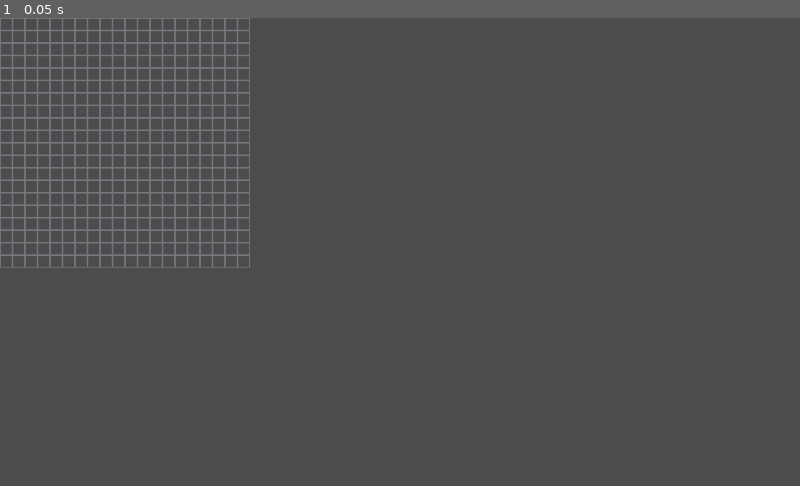
Above: before the commit, frame 1.
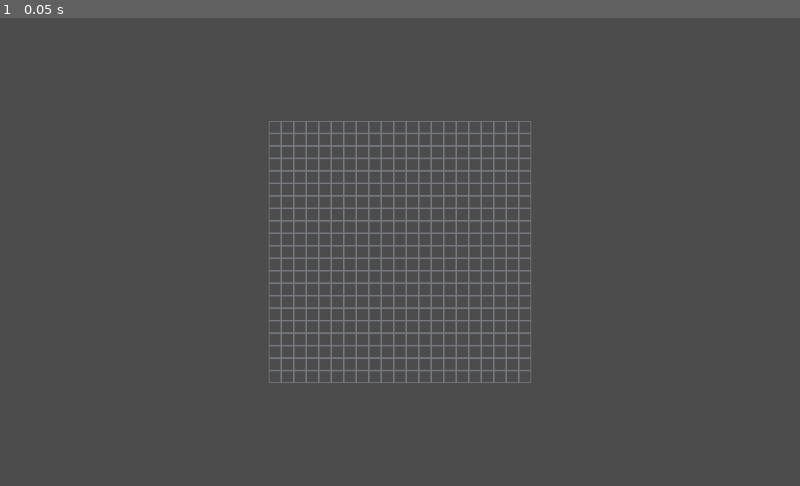
Above: after the commit, the same moment.

Repository: T4g1/gd-wildjam13
Game: Godot game, scene res://main.tscn
The game is run twice, just before and just after one commit, with the same random seed, the same clock (stepped at 60 frames per second) and the same inputs. Before the commit the project starts from res://nodes/Grid/Grid.tscn.
Inputs:
- Up to frame 1 (0.05 s): no input

The runs differ from the first frame. In frame 1, 8.9% of the frame differs, in the area x 0-67%, y 0-78%.

Commit message:
[add] Placeholder for main scene

Diff:
--- /dev/null
+++ b/main.tscn
@@ -0,0 +1,20 @@
+[gd_scene load_steps=2 format=2]
+
+[ext_resource path="res://nodes/Grid/Grid.tscn" type="PackedScene" id=1]
+
+[node name="Node2D" type="Control"]
+anchor_right = 1.0
+anchor_bottom = 1.0
+
+[node name="CenterContainer" type="CenterContainer" parent="."]
+anchor_right = 1.0
+anchor_bottom = 1.0
+
+[node name="Grid" parent="CenterContainer" instance=ExtResource( 1 )]
+anchor_right = 0.0
+anchor_bottom = 0.0
+margin_left = 512.0
+margin_top = 300.0
+margin_right = 512.0
+margin_bottom = 300.0
+grid_size = 21
--- a/nodes/Grid/Grid.gd
+++ b/nodes/Grid/Grid.gd
@@ -1,20 +1,29 @@
 tool
-extends Node2D
+extends Control
 
-export (int, 4, 100) var size = 15 setget set_size
+export (int, 4, 100) var grid_size = 15 setget set_grid_size
 export (bool) var show_grid = true setget set_visibility
 
-func set_size(new_size):
+func set_grid_size(new_grid_size):
 	if !has_node("Lines"):
 		return
 
-	size = new_size
+	grid_size = new_grid_size
+
+	var tileMap_size = grid_size * $Lines.cell_size
+	var center_position = Vector2(
+		rect_size.x / 2 - tileMap_size.x / 2,
+		rect_size.y / 2 - tileMap_size.y / 2
+	)
+
+	$Lines.position = center_position
+	$Content.position = center_position
 
 	$Lines.clear()
 	$Content.clear()
 
-	for x in range(size):
-		for y in range(size):
+	for x in range(grid_size):
+		for y in range(grid_size):
 			$Lines.set_cell(x, y, 0)
 
 func set_visibility(new_value):
--- a/nodes/Grid/Grid.tscn
+++ b/nodes/Grid/Grid.tscn
@@ -1,12 +1,12 @@
 [gd_scene load_steps=7 format=2]
 
 [ext_resource path="res://nodes/Grid/Grid.gd" type="Script" id=1]
-[ext_resource path="res://assets/grid_lines.png" type="Texture" id=2]
-[ext_resource path="res://assets/tiles/factory.png" type="Texture" id=3]
-[ext_resource path="res://assets/tiles/farm.png" type="Texture" id=4]
+[ext_resource path="res://assets/tiles/factory.png" type="Texture" id=2]
+[ext_resource path="res://assets/tiles/farm.png" type="Texture" id=3]
+[ext_resource path="res://assets/grid_lines.png" type="Texture" id=4]
 
-[sub_resource type="TileSet" id=1]
-0/name = "grid_lines.png 0"
+[sub_resource type="TileSet" id=2]
+0/name = "factory.png 0"
 0/texture = ExtResource( 2 )
 0/tex_offset = Vector2( 0, 0 )
 0/modulate = Color( 1, 1, 1, 1 )
@@ -16,20 +16,8 @@
 0/navigation_offset = Vector2( 0, 0 )
 0/shapes = [  ]
 0/z_index = 0
-
-[sub_resource type="TileSet" id=2]
-0/name = "factory.png 0"
-0/texture = ExtResource( 3 )
-0/tex_offset = Vector2( 0, 0 )
-0/modulate = Color( 1, 1, 1, 1 )
-0/region = Rect2( 0, 0, 16, 16 )
-0/tile_mode = 0
-0/occluder_offset = Vector2( 0, 0 )
-0/navigation_offset = Vector2( 0, 0 )
-0/shapes = [  ]
-0/z_index = 0
 1/name = "farm.png 1"
-1/texture = ExtResource( 4 )
+1/texture = ExtResource( 3 )
 1/tex_offset = Vector2( 0, 0 )
 1/modulate = Color( 1, 1, 1, 1 )
 1/region = Rect2( 0, 0, 16, 16 )
@@ -39,17 +27,33 @@
 1/shapes = [  ]
 1/z_index = 0
 
-[node name="Grid" type="Node2D"]
+[sub_resource type="TileSet" id=1]
+0/name = "grid_lines.png 0"
+0/texture = ExtResource( 4 )
+0/tex_offset = Vector2( 0, 0 )
+0/modulate = Color( 1, 1, 1, 1 )
+0/region = Rect2( 0, 0, 16, 16 )
+0/tile_mode = 0
+0/occluder_offset = Vector2( 0, 0 )
+0/navigation_offset = Vector2( 0, 0 )
+0/shapes = [  ]
+0/z_index = 0
+
+[node name="Grid" type="Control"]
+anchor_right = 1.0
+anchor_bottom = 1.0
 script = ExtResource( 1 )
-size = 20
+grid_size = 20
+
+[node name="Content" type="TileMap" parent="."]
+position = Vector2( 352, 140 )
+tile_set = SubResource( 2 )
+cell_size = Vector2( 16, 16 )
+format = 1
 
 [node name="Lines" type="TileMap" parent="."]
+position = Vector2( 352, 140 )
 tile_set = SubResource( 1 )
 cell_size = Vector2( 16, 16 )
 format = 1
 tile_data = PoolIntArray( 0, 0, 0, 1, 0, 0, 2, 0, 0, 3, 0, 0, 4, 0, 0, 5, 0, 0, 6, 0, 0, 7, 0, 0, 8, 0, 0, 9, 0, 0, 10, …(5477 unchanged characters)…
-
-[node name="Content" type="TileMap" parent="."]
-tile_set = SubResource( 2 )
-cell_size = Vector2( 16, 16 )
-format = 1
--- a/nodes/Polymino/Polymino.tscn
+++ b/nodes/Polymino/Polymino.tscn
@@ -5,8 +5,10 @@
 
 [node name="Polymino" type="Node2D"]
 script = ExtResource( 1 )
-shape = 5
+__meta__ = {
+"_edit_group_": true
+}
 
 [node name="Grid" parent="." instance=ExtResource( 2 )]
-size = 4
-show_grid = false
+margin_right = 240.0
+margin_bottom = 240.0
--- a/project.godot
+++ b/project.godot
@@ -16,7 +16,7 @@
 [application]
 
 config/name="New Game Project"
-run/main_scene="res://nodes/Grid/Grid.tscn"
+run/main_scene="res://main.tscn"
 config/icon="res://icon.png"
 
 [rendering]
